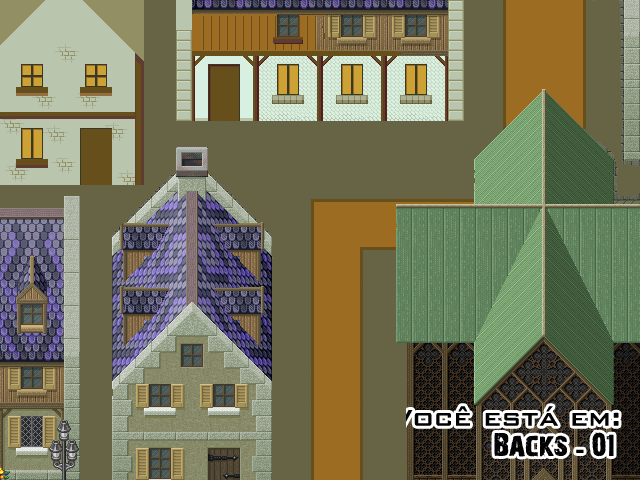
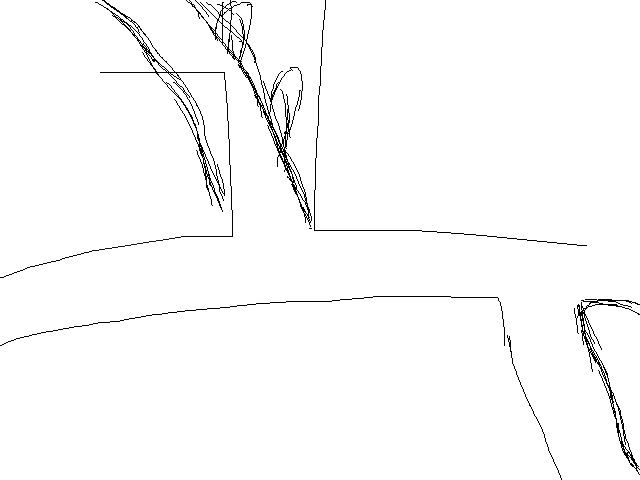
Comparing the layer stacks of the two w=640, h=480 images. Changes:
added layer "Layer 55" above "Layer 54" over [0, 0, 640, 480]
hid "Layer 54", painted on it over [0, 0, 640, 480]
added layer "Layer 56" above "slums" over [0, 0, 640, 480]
hid "slums" over [0, 0, 640, 480]
